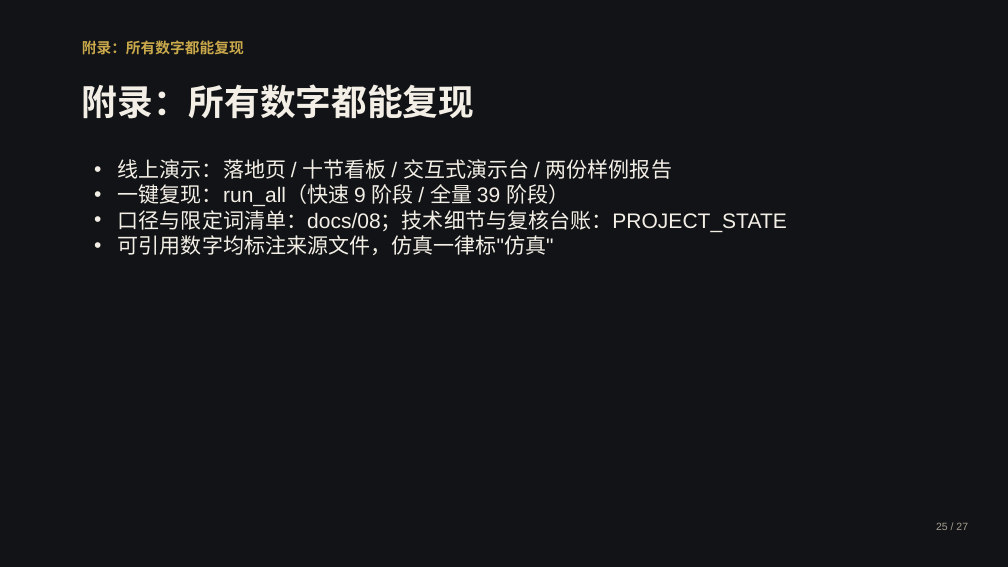
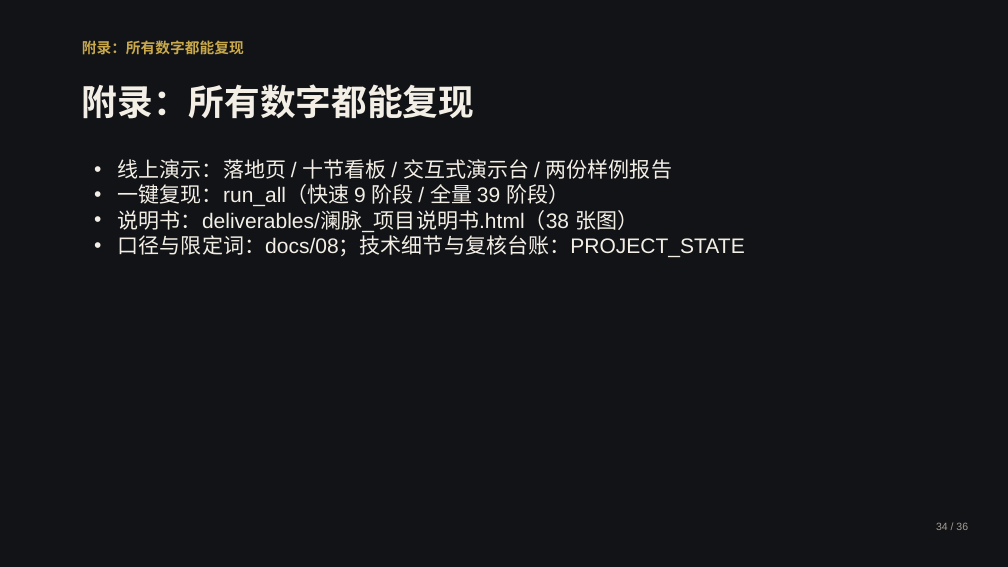
Before and after one commit to by739yang/BEWG_PdM, a slide deck: slide 45 of deliverables/ppt/澜脉_商业计划书.pptx (slide 25 before the commit). Drawn at 1008x567 pixels with LibreOffice and Linux fonts; fonts in the diff are those of the drawing. Boxes give left, top, right and bottom in pixels: in the first picture for what was removed or moved away, otherwise in the second. Text is boxed around its words. In the diff, an @@ line names an element or a change of style, - is before the commit and + after.

Commit message:
材料升级：说明书 v2（242 行 + 38 张按章节插入的图 = 5 自制示意图 + 13 真实截图 + 20 结果图）+ 商业计划书 PPT 48 页（36 页内容 + 12 页配图，python-pptx 注入）

```diff
--- a/deliverables/ppt/澜脉_商业计划书.pptx
+++ b/deliverables/ppt/澜脉_商业计划书.pptx
@@ text at [118,210,745,257]: text changed @@
-• 口径与限定词清单：docs/08；技术细节与复核台账：PROJECT_STATE
-• 可引用数字均标注来源文件，仿真一律标"仿真"
+• 说明书：deliverables/澜脉_项目说明书.html（38 张图）
+• 口径与限定词：docs/08；技术细节与复核台账：PROJECT_STATE
@@ text at [936,522,968,530]: text changed @@
-25 / 27
+34 / 36
```
Also in this commit, not shown: 25 other slides changed, 22 slides added, 1 slide removed, 19 other files.
